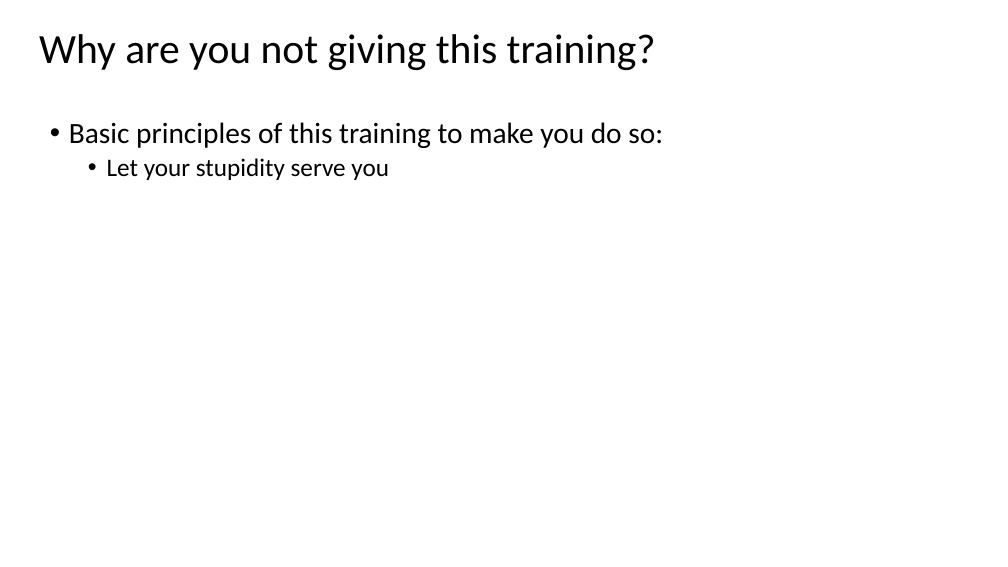
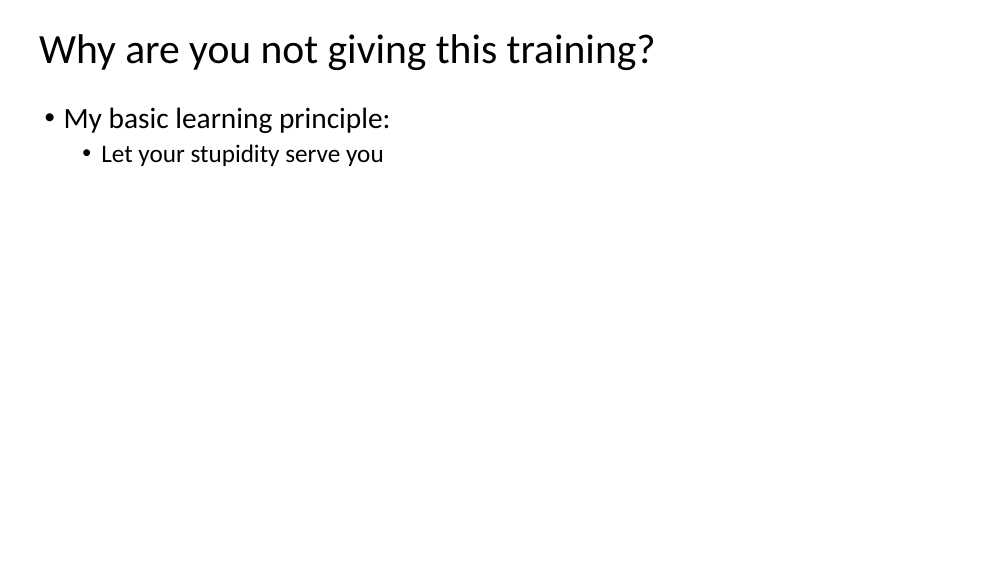
Before and after one commit to Bootcampanalytics/Training-material, a slide deck: slide 3 of Class intro.pptx. Drawn at 1008x567 pixels with LibreOffice and Linux fonts; fonts in the diff are those of the drawing. Boxes give left, top, right and bottom in pixels: in the first picture for what was removed or moved away, otherwise in the second. Text is boxed around its words. In the diff, an @@ line names an element or a change of style, - is before the commit and + after.

```diff
--- a/Class intro.pptx
+++ b/Class intro.pptx
@@ text "My basic learning principle:": place and size @@
-text "My basic learning principle:" at (69, 122, 663, 180)
+text "My basic learning principle:" at (64, 107, 391, 166)
@@ text at (64, 107, 391, 133): text changed @@
-• Basic principles of this training to make you do so:
+• My basic learning principle:
```
Also in this commit, not shown: 4 other slides changed, 1 slide added.
